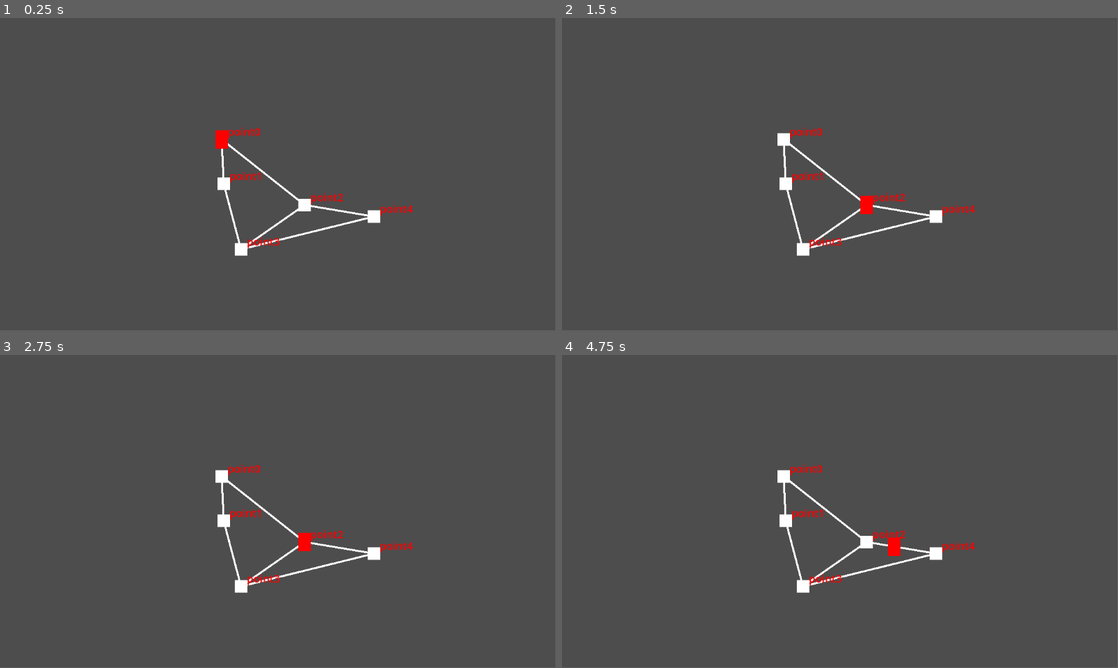
Above: before the commit, frames 1-4 (two rows, left to right).
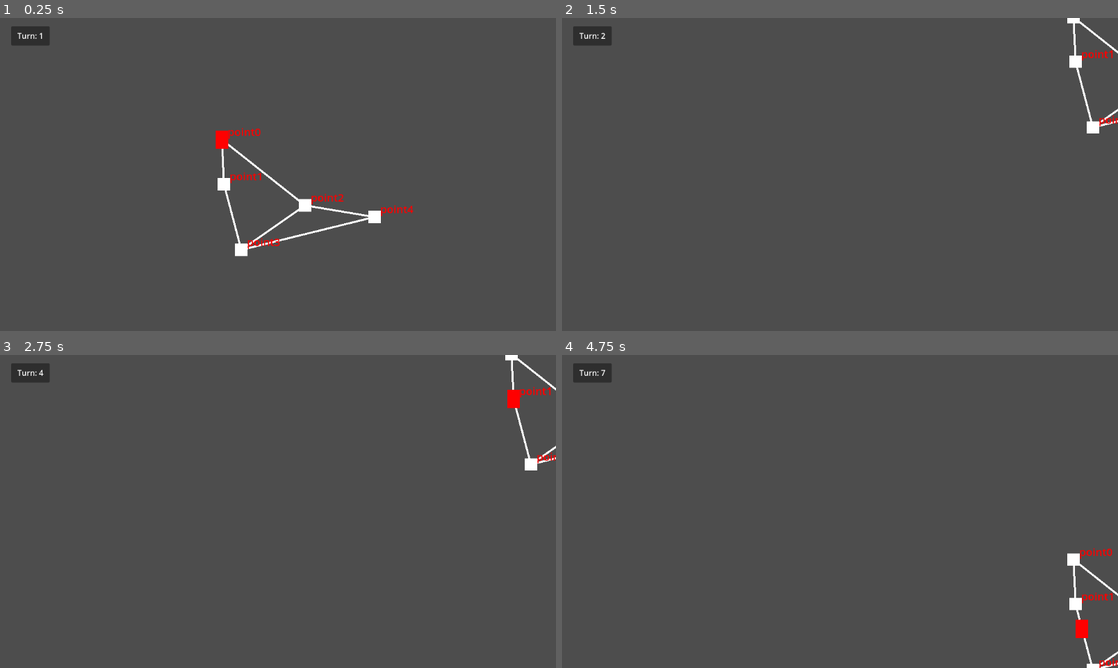
Above: after the commit, the same moments.

Repository: GreyedOutName/ChronoPunk-ForDevConManila
Game: Godot game, scene res://Scenes/main_scene.tscn
Two runs of this game, one before a commit and one after it. Both use one fixed random seed, a clock stepped at 60 frames per second and the inputs below.
Inputs (mouse positions are in pixels of both pictures, inside the frame that each line leads up to):
- Up to frame 1 (0.25 s): no input
- Up to frame 2 (1.5 s): tap Enter at 0.5 s; move the mouse to (962, 158) at 0.52 s; hold Right mouse button (rightclick, bound only after the commit) 0.53-1.28 s; click (962, 158) at 0.6 s; move the mouse to (728, 190) at 1.27 s; right-click (728, 190) at 1.35 s
- Up to frame 3 (2.75 s): click (166, 527) at 1.55 s; move the mouse to (333, 442) at 2.02 s; hold Right mouse button (rightclick, bound only after the commit) from 2.03 s (still down); click (333, 442) at 2.1 s
- Up to frame 4 (4.75 s): tap Space at 2.75 s; move the mouse to (812, 574) at 2.77 s; release Right mouse button (rightclick, bound only after the commit) at 2.78 s; right-click (812, 574) at 2.85 s; click (812, 574) at 3.05 s; move the mouse to (1006, 558) at 3.52 s; hold Right mouse button (rightclick, bound only after the commit) 3.53-4.28 s; click (1006, 558) at 3.6 s; move the mouse to (673, 464) at 4.27 s; right-click (673, 464) at 4.35 s; click (673, 464) at 4.55 s
The window is 799x449 before the commit and 800x450 after it. Grey fills any space a smaller window leaves; there, only what the larger window draws over its background counts as a difference.

The runs differ from the first frame. In frame 1, 1.2% of the frame differs, in the area x 2-75%, y 2-77%; in frame 2, 2.4%; in frame 3, 2.5%; in frame 4, 2.7%, in the area x 2-100%, y 2-100%.

Commit message:
Camera Controls + GUI

Diff:
--- /dev/null
+++ b/Scenes/GUI.tscn
@@ -0,0 +1,24 @@
+[gd_scene load_steps=2 format=3 uid="uid://yexucs5j3i0b"]
+
+[ext_resource type="Script" uid="uid://ciwpwsa54mgfi" path="res://Scripts/GUI_Script.gd" id="1_bpa6r"]
+
+[node name="CanvasLayer" type="CanvasLayer" node_paths=PackedStringArray("turnIndicator")]
+script = ExtResource("1_bpa6r")
+turnIndicator = NodePath("Panel/TurnIndicator")
+
+[node name="Panel" type="Panel" parent="."]
+offset_left = 23.0
+offset_top = 17.0
+offset_right = 103.0
+offset_bottom = 57.0
+
+[node name="TurnIndicator" type="RichTextLabel" parent="Panel"]
+layout_mode = 1
+anchors_preset = 15
+anchor_right = 1.0
+anchor_bottom = 1.0
+grow_horizontal = 2
+grow_vertical = 2
+text = "Turn: 1"
+horizontal_alignment = 1
+vertical_alignment = 1
--- a/Scenes/main_scene.tscn
+++ b/Scenes/main_scene.tscn
@@ -1,20 +1,25 @@
-[gd_scene load_steps=5 format=3 uid="uid://c7p4wvthpujqt"]
+[gd_scene load_steps=6 format=3 uid="uid://c7p4wvthpujqt"]
 
+[ext_resource type="Script" uid="uid://gdunlryxbesp" path="res://Scripts/camera_controller.gd" id="1_6ev3c"]
 [ext_resource type="Script" uid="uid://csns72yt0bu78" path="res://Scripts/path_controller.gd" id="1_52fb6"]
 [ext_resource type="PackedScene" uid="uid://bd5yeg2sylr80" path="res://objects/grid_point.tscn" id="2_6l7je"]
-[ext_resource type="Script" uid="uid://d3fpjkrky5lhl" path="res://Scripts/turn_controller.gd" id="2_x6ack"]
 [ext_resource type="PackedScene" uid="uid://cmvmi1eqfgt6a" path="res://objects/player.tscn" id="4_x6ack"]
+[ext_resource type="PackedScene" uid="uid://yexucs5j3i0b" path="res://Scenes/GUI.tscn" id="6_6ev3c"]
 
 [node name="MainScene" type="Node2D"]
 
-[node name="Camera2D" type="Camera2D" parent="."]
+[node name="CameraContainer" type="Node2D" parent="."]
+script = ExtResource("1_6ev3c")
+
+[node name="Camera2D" type="Camera2D" parent="CameraContainer"]
 zoom = Vector2(4, 4)
+limit_left = -1000
+limit_top = -1000
+limit_right = 1000
+limit_bottom = 1000
 
 [node name="PathController" type="Node2D" parent="."]
 script = ExtResource("1_52fb6")
-
-[node name="TurnController" type="Node2D" parent="."]
-script = ExtResource("2_x6ack")
 
 [node name="Player" parent="." instance=ExtResource("4_x6ack")]
 z_index = 1
@@ -36,3 +41,5 @@
 
 [node name="point4" parent="pointArray" instance=ExtResource("2_6l7je")]
 position = Vector2(50, 22)
+
+[node name="CanvasLayer" parent="." instance=ExtResource("6_6ev3c")]
--- /dev/null
+++ b/Scripts/GUI_Script.gd
@@ -0,0 +1,6 @@
+extends CanvasLayer
+
+@export var turnIndicator:RichTextLabel;
+
+func _process(delta):
+	turnIndicator.text = ("Turn: " + str(TurnController.turn_number))
--- /dev/null
+++ b/Scripts/camera_controller.gd
@@ -0,0 +1,23 @@
+extends Node2D
+
+var move_limit := 150 #value in pixels
+var zoom_min := 2.0
+var zoom_max := 7.0
+
+func _input(event):
+	if event is InputEventMouseMotion:
+		if Input.is_action_pressed("rightclick"):
+			global_position += event.relative
+			# Clamp position so it stays within [-500, 500] range in X and Y
+			global_position.x = clamp(global_position.x, -move_limit, move_limit)
+			global_position.y = clamp(global_position.y, -move_limit, move_limit)
+
+	if event is InputEventMouseButton:
+		if event.button_index == MOUSE_BUTTON_WHEEL_UP:
+			$Camera2D.zoom -= Vector2(0.4,0.4)
+		if event.button_index == MOUSE_BUTTON_WHEEL_DOWN:
+			$Camera2D.zoom += Vector2(0.4,0.4)
+
+		# Clamp zoom so it's never less than zoom_min or more than zoom_max
+		$Camera2D.zoom.x = clamp($Camera2D.zoom.x, zoom_min, zoom_max)
+		$Camera2D.zoom.y = clamp($Camera2D.zoom.y, zoom_min, zoom_max)
--- a/Scripts/player.gd
+++ b/Scripts/player.gd
@@ -10,6 +10,7 @@
 	Astar = get_tree().root.get_node("MainScene/PathController").getAstar()
 
 func movePlayer(roughTargetPosition):
+	TurnController.turn_number += 1
 	#next_point and current_point gives values equal to a point index in the Astar Object
 	var next_point = Astar.get_closest_point(roughTargetPosition)
 	var current_point = Astar.get_closest_point(global_position)
--- a/Scripts/turn_controller.gd
+++ b/Scripts/turn_controller.gd
@@ -1,3 +1,3 @@
 extends Node2D
 
-@export var turnLabel:Label;
+var turn_number = 1;
--- a/objects/player.tscn
+++ b/objects/player.tscn
@@ -12,9 +12,16 @@
 script = ExtResource("1_eqqp1")
 
 [node name="CollisionShape2D" type="CollisionShape2D" parent="."]
+visible = false
 shape = SubResource("RectangleShape2D_6l7je")
+disabled = true
 
 [node name="Sprite2D" type="Sprite2D" parent="."]
 modulate = Color(1, 0, 0, 1)
 scale = Vector2(6.5, 9.5)
 texture = SubResource("CanvasTexture_jv6wh")
+
+[node name="Area2D" type="Area2D" parent="."]
+
+[node name="CollisionShape2D" type="CollisionShape2D" parent="Area2D"]
+shape = SubResource("RectangleShape2D_6l7je")
--- a/project.godot
+++ b/project.godot
@@ -15,6 +15,15 @@
 config/features=PackedStringArray("4.4", "Forward Plus")
 config/icon="res://icon.svg"
 
+[autoload]
+
+TurnController="*res://Scripts/turn_controller.gd"
+
+[display]
+
+window/stretch/mode="viewport"
+window/stretch/aspect="expand"
+
 [input]
 
 leftclick={
@@ -22,3 +31,12 @@
 "events": [Object(InputEventMouseButton,"resource_local_to_scene":false,"resource_name":"","device":-1,"window_id":0,"a …(253 unchanged characters)…
 ]
 }
+rightclick={
+"deadzone": 0.2,
+"events": [Object(InputEventMouseButton,"resource_local_to_scene":false,"resource_name":"","device":-1,"window_id":0,"alt_pressed":false,"shift_pressed":false,"ctrl_pressed":false,"meta_pressed":false,"button_mask":0,"position":Vector2(0, 0),"global_position":Vector2(0, 0),"factor":1.0,"button_index":2,"canceled":false,"pressed":false,"double_click":false,"script":null)
+]
+}
+
+[rendering]
+
+textures/canvas_textures/default_texture_filter=0
Not shown, added: Scripts/GUI_Script.gd.uid
Not shown, added: Scripts/camera_controller.gd.uid
